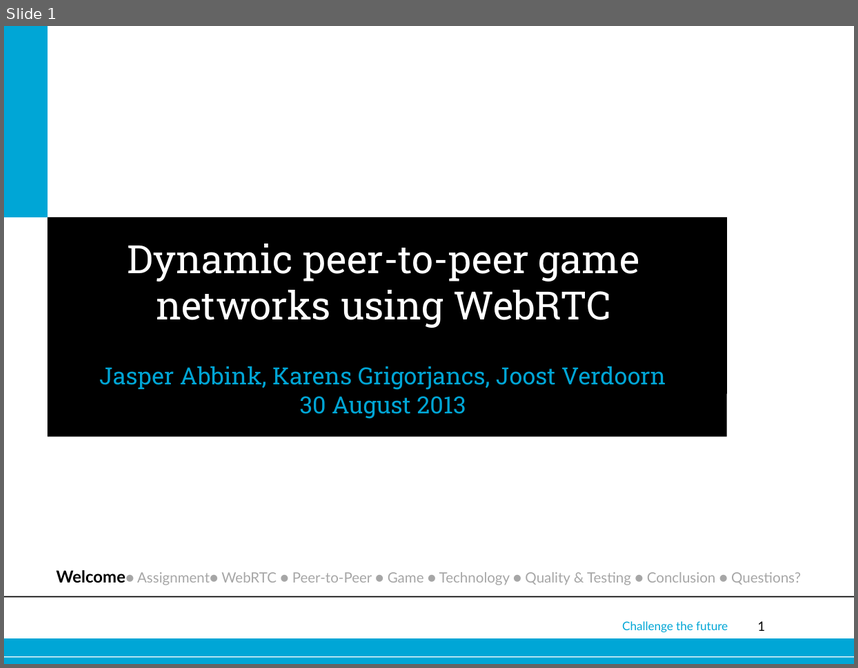
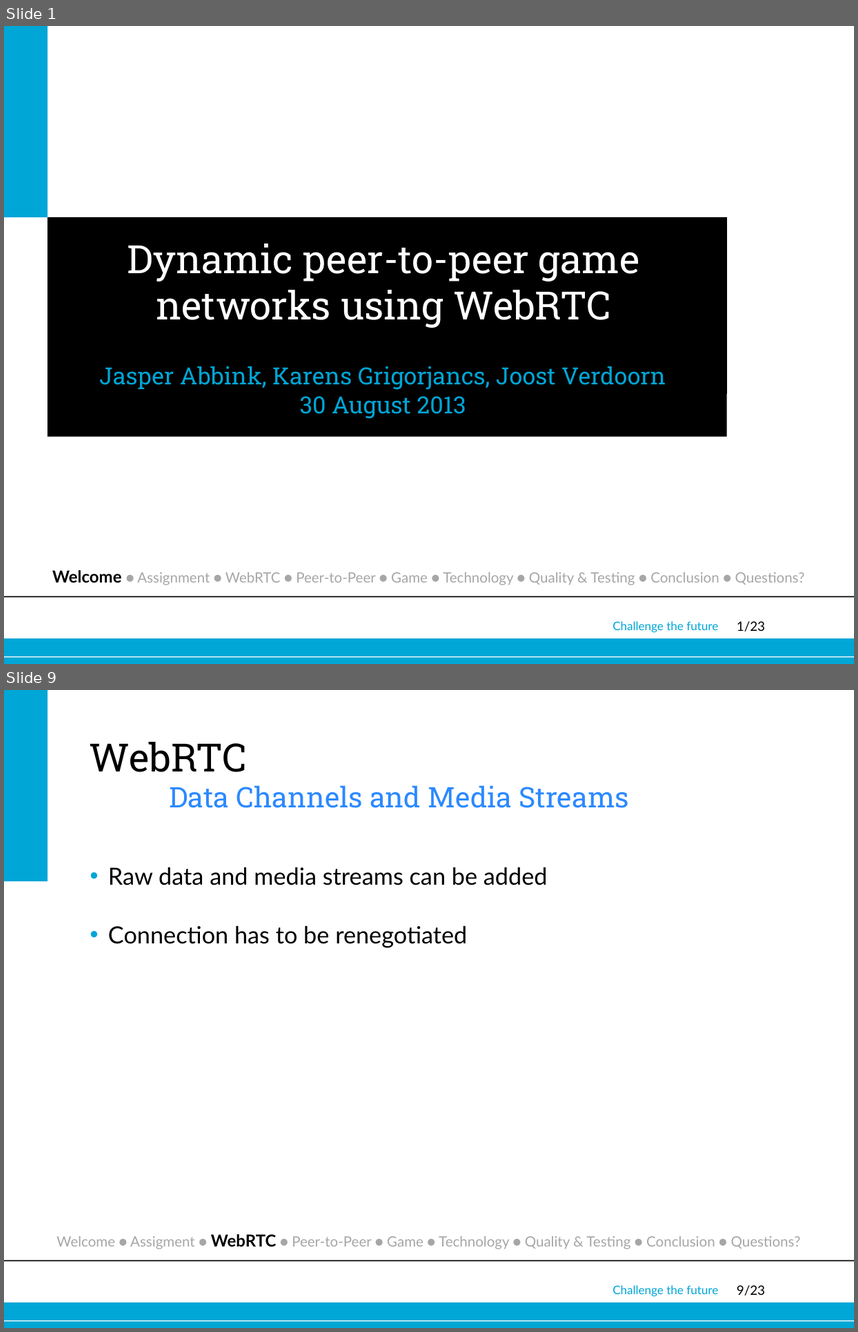
Before and after one commit to joostverdoorn/webrtc, a slide deck: documents/Eindpresentatie/webrtc.pptx. Shown one above the other, each under a label of ours: slide 1 before the commit, slides 1 and 9 after it; the slides between them are not shown. The pictures are 858x668 and 858x1332 pixels, drawn with LibreOffice and Linux fonts; fonts in the diff are those of the drawing; background and template pictures are left out. Boxes give left, top, right and bottom in pixels: in the first picture for what was removed or moved away, otherwise in the second. Text is boxed around its words. In the diff, an @@ line names an element or a change of style, - is before the commit and + after.

```diff
--- a/documents/Eindpresentatie/webrtc.pptx
+++ b/documents/Eindpresentatie/webrtc.pptx
@@ slide 9 added at <box>4,690,854,1328</box>, background #FFFFFF; not listed: 5 template elements that a slide beside it also shows @@
@@ rectangle added at <box>4,690,47,881</box>, fill #00A6D6 @@
@@ title added at <box>90,742,629,808</box>, 24 pt, text #2B89FF @@
+WebRTC
+Data Channels and Media Streams
@@ text added at <box>108,867,548,948</box>, 20 pt, text #000000 @@
+• Raw data and media streams can be added
+• Connection has to be renegotiated
@@ text added at <box>56,1234,801,1249</box>, 12 pt, text #A6A6A6 @@
+Welcome ● Assigment ● WebRTC ● Peer-to-Peer ● Game ● Technology ● Quality & Testing ● Conclusion ● Questions?
@@ slide 1 changed as well @@
@@ text at <box>52,570,805,585</box>: spaces changed @@
-Welcome● Assignment● WebRTC ● Peer-to-Peer ● Game ● Technology ● Quality & Testing ● Conclusion ● Questions?
+Welcome ● Assignment ● WebRTC ● Peer-to-Peer ● Game ● Technology ● Quality & Testing ● Conclusion ● Questions?
@@ text "Challenge the future": place and size @@
-text "Challenge the future" at <box>622,621,728,632</box>
+text "Challenge the future" at <box>613,621,718,632</box>
@@ page number at <box>737,621,765,631</box>: text changed @@
-1
+1/23
```
Also in this commit, not shown: 15 other slides changed, 6 other slides added.
